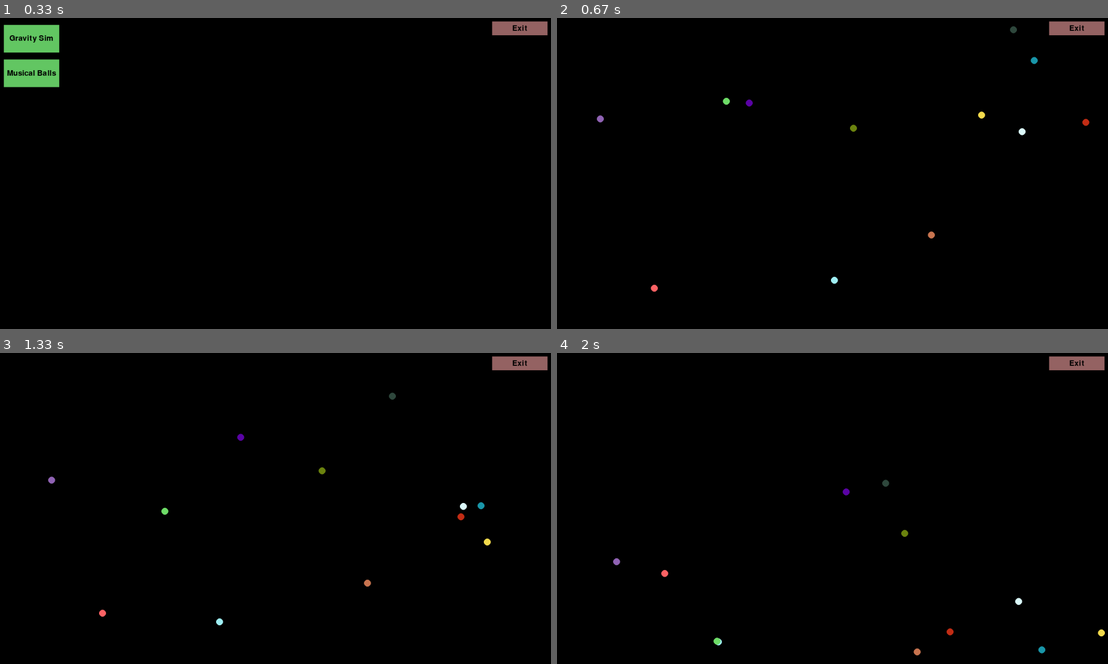
Above: before the commit, frames 1-4 (two rows, left to right).
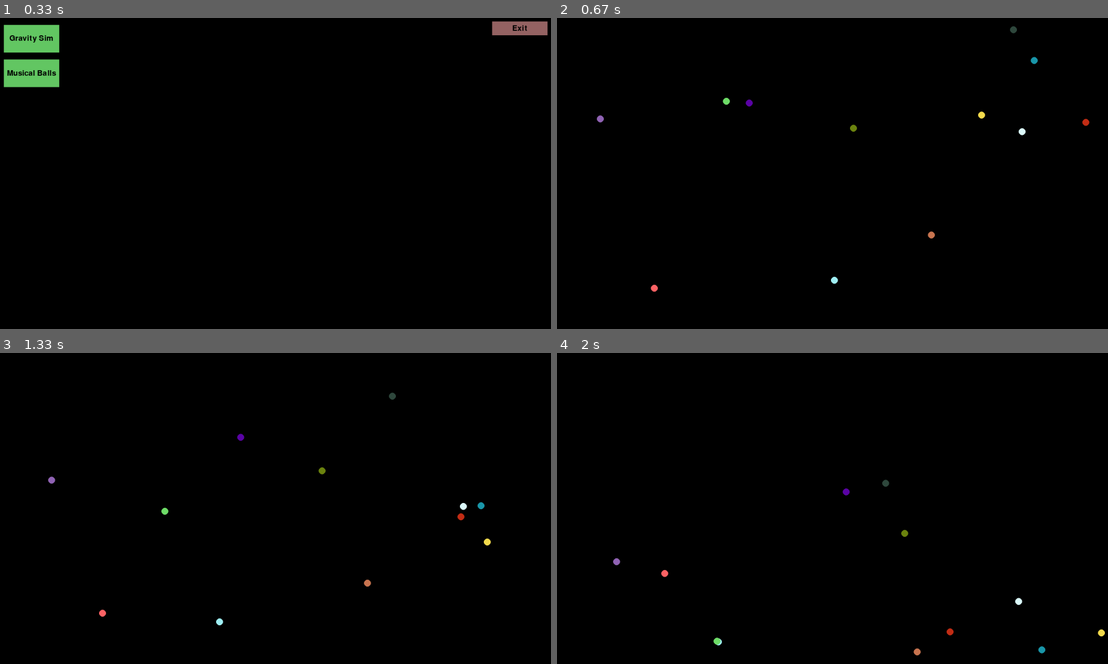
Above: after the commit, the same moments.

Repository: Zero4793/Pygame-Playground
Game: pygame game, started from main.py
Two runs of this game, one before a commit and one after it. Both use one fixed random seed, a clock stepped at 60 frames per second and the inputs below.
Inputs:
- Up to frame 1 (0.33 s): no input
- Up to frame 2 (0.67 s): click "Gravity Sim" at 0.38 s
- Up to frame 3 (1.33 s): no input
- Up to frame 4 (2 s): no input

Frame 1 is identical in both runs. In frame 2, 0.5% of the frame differs, in the area x 89-100%, y 0-6%; in frame 3, 0.5%; in frame 4, 0.5%.

Commit message:
quit to menu button now hides

Diff:
--- a/main.py
+++ b/main.py
@@ -61,7 +61,7 @@
 				pygame.quit()
 				sys.exit()
 		self.window.process(keyheld, keypressed)
-		if self.window != self.menu:
+		if self.window != self.menu and dist(pygame.mouse.get_pos(),(1400,0))<250:
 			self.exitButton.process()
 			if self.exitButton.active:
 				self.exitButton.active = False
@@ -71,9 +71,12 @@
 
 	def display(self):
 		self.window.display()
-		if self.window != self.menu:
+		if self.window != self.menu and dist(pygame.mouse.get_pos(),(1400,0))<250:
 			self.exitButton.display()
 
+
+def dist(a,b):
+	return ((a[0]-b[0])**2+(a[1]-b[1])**2)**0.5
 
 main()
 pygame.quit()
